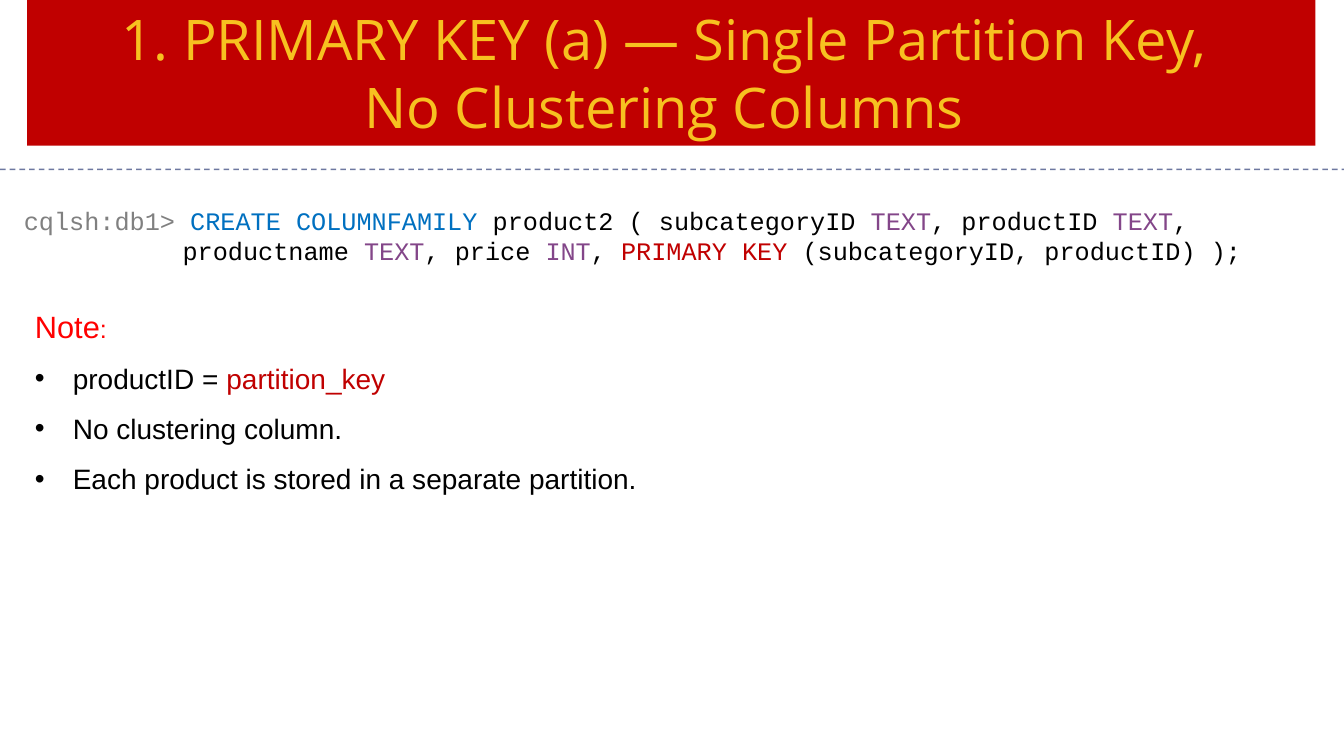
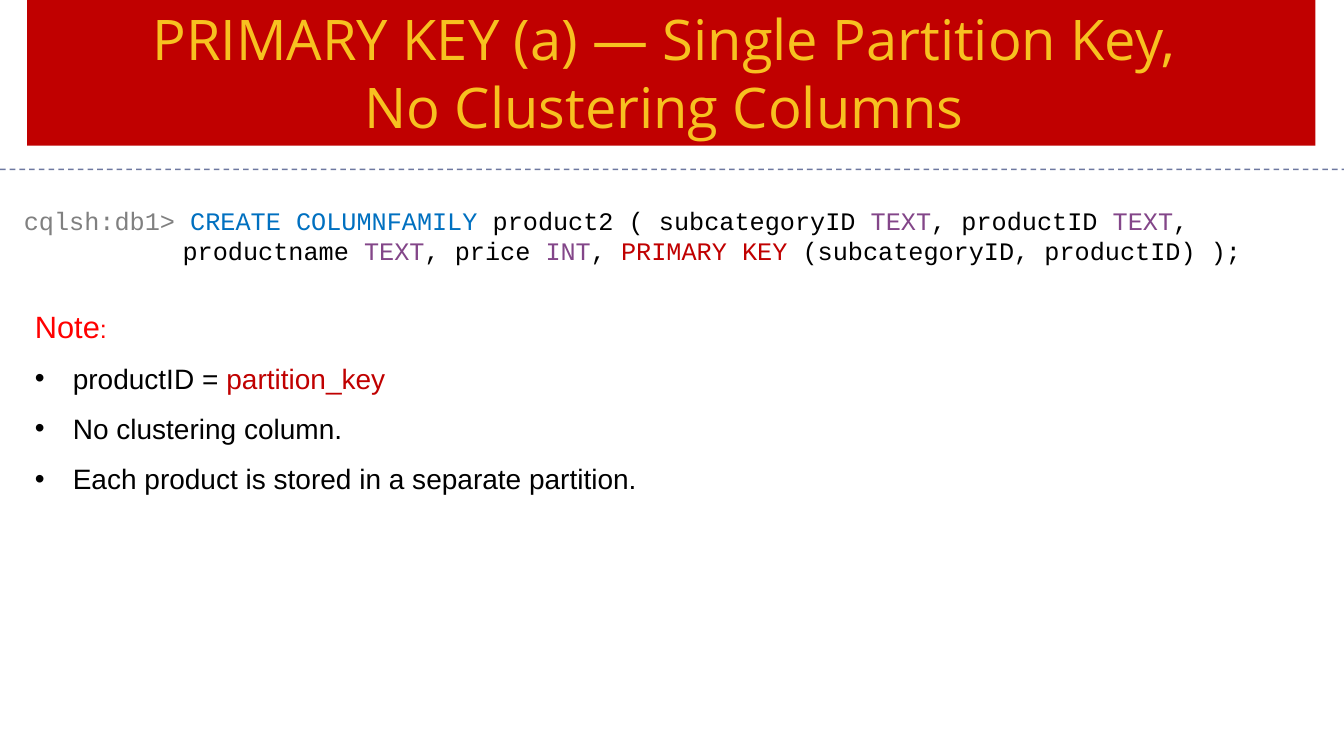
Before and after one commit to Saleel-Bagde/PPT-s, a slide deck: slide 18 of Cassandra Ver3.pptx. Drawn at 1344x756 pixels with LibreOffice and Linux fonts; fonts in the diff are those of the drawing. Boxes give left, top, right and bottom in pixels: in the first picture for what was removed or moved away, otherwise in the second. Text is boxed around its words. In the diff, an @@ line names an element or a change of style, - is before the commit and + after.

```diff
--- a/Cassandra Ver3.pptx
+++ b/Cassandra Ver3.pptx
@@ text in rectangle at [153,17,1175,74]: text changed @@
-1. PRIMARY KEY (a) — Single Partition Key,
+PRIMARY KEY (a) — Single Partition Key,
```
Also in this commit, not shown: 3 other slides changed.
